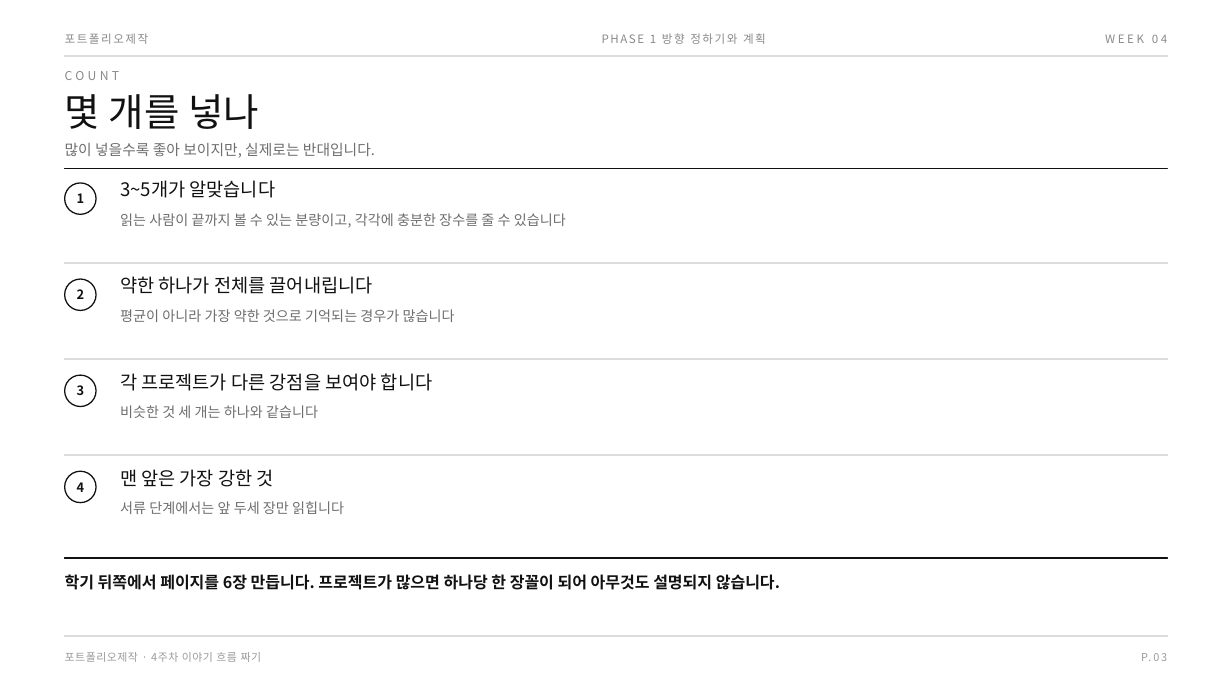
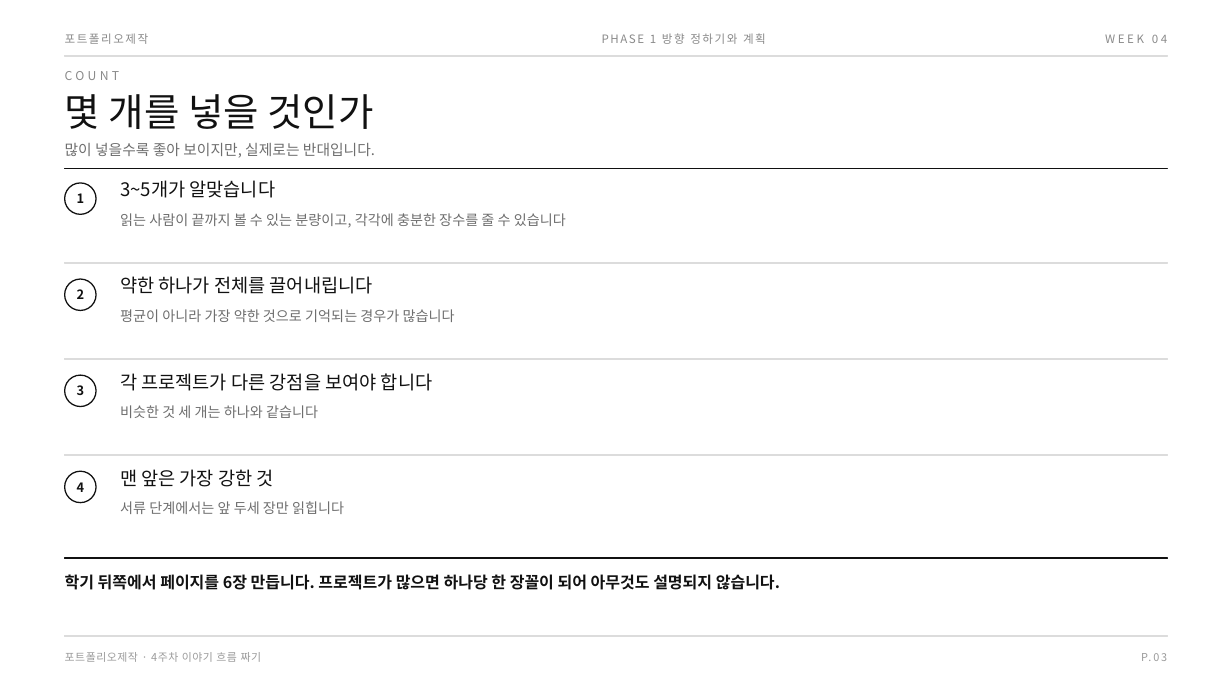
Before and after one commit to design-eng/MIN.D, a slide deck: slide 5 of dist/weeks-포트폴리오제작/포트폴리오제작_04주차_이야기흐름짜기.pptx. Drawn at 1232x693 pixels with LibreOffice and Linux fonts; fonts in the diff are those of the drawing. Boxes give left, top, right and bottom in pixels: in the first picture for what was removed or moved away, otherwise in the second. Text is boxed around its words. In the diff, an @@ line names an element or a change of style, - is before the commit and + after.

```diff
--- a/dist/weeks-포트폴리오제작/포트폴리오제작_04주차_이야기흐름짜기.pptx
+++ b/dist/weeks-포트폴리오제작/포트폴리오제작_04주차_이야기흐름짜기.pptx
@@ text at (65, 94, 373, 129): text changed @@
-몇 개를 넣나
+몇 개를 넣을 것인가
```
Also in this commit, not shown: 4 other slides changed, 12 other files.
